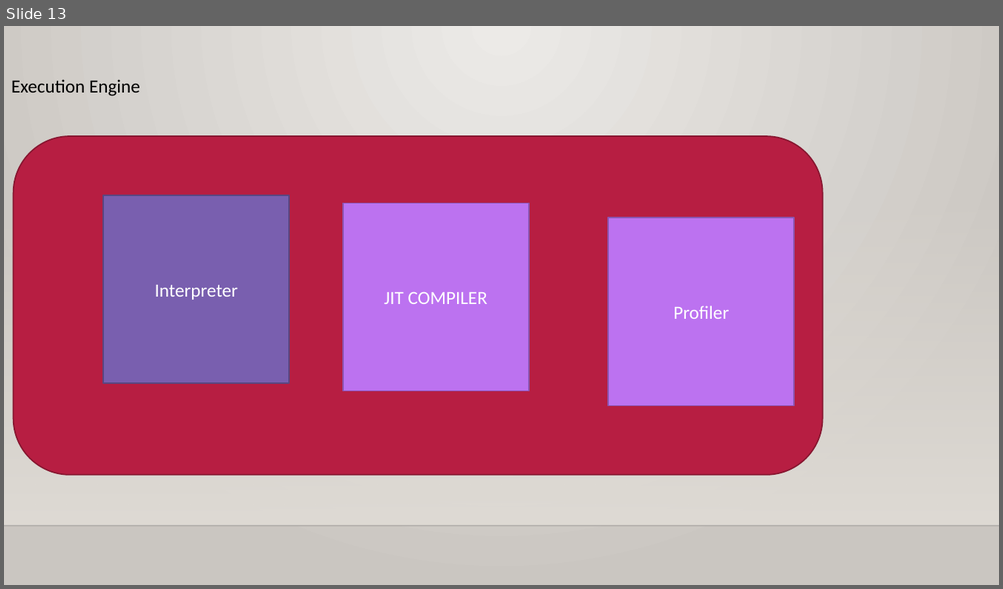
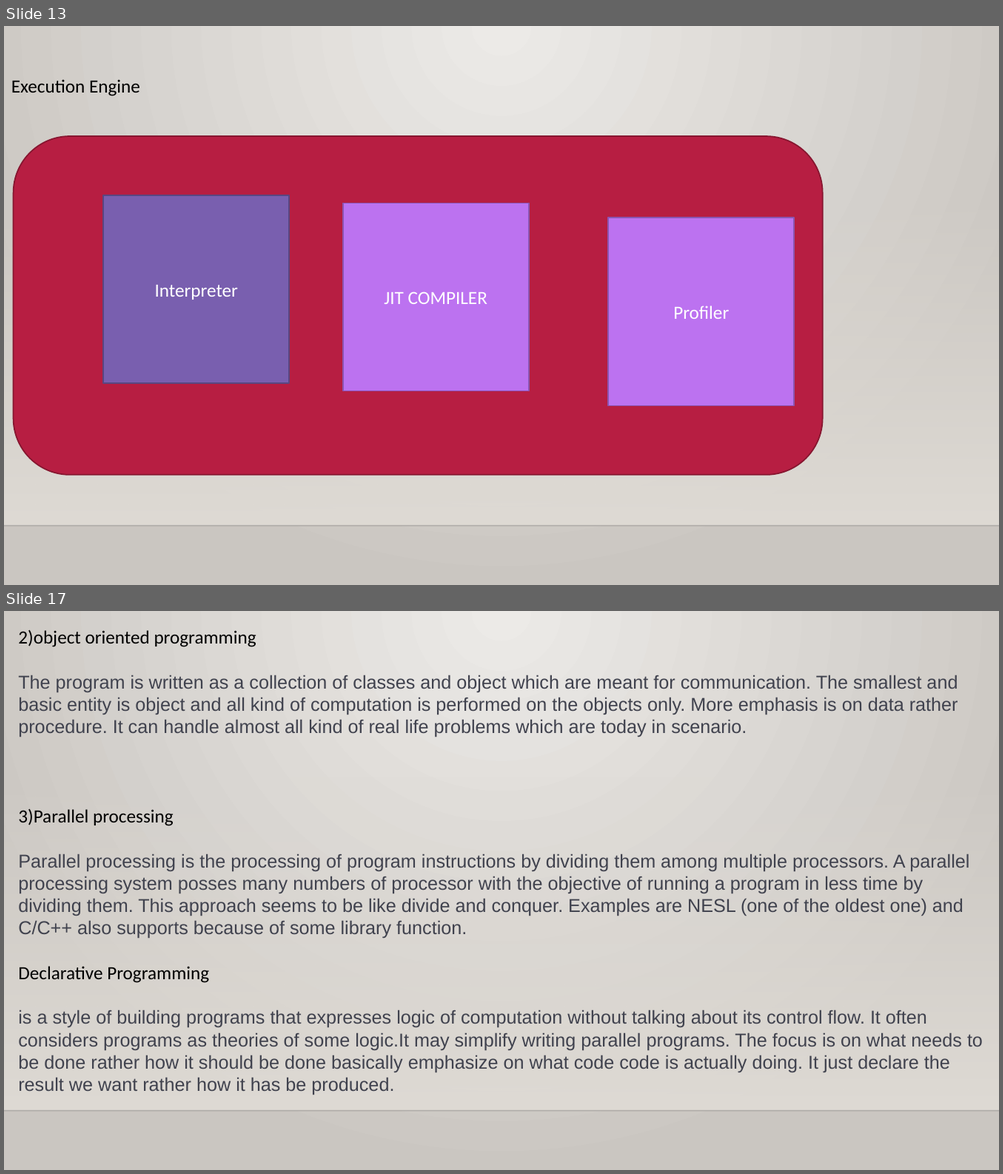
Before and after one commit to vamsisandeep143/javabatch, a slide deck: Core Java training.pptx. Shown one above the other, each under a label of ours: slide 13 before the commit, slides 13 and 17 after it; the slides between them are not shown. The pictures are 1003x589 and 1003x1174 pixels, drawn with LibreOffice and Linux fonts; fonts in the diff are those of the drawing; background and template pictures are left out. Boxes give left, top, right and bottom in pixels: in the first picture for what was removed or moved away, otherwise in the second. Text is boxed around its words. In the diff, an @@ line names an element or a change of style, - is before the commit and + after.

```diff
--- a/Core Java training.pptx
+++ b/Core Java training.pptx
@@ slide 17 added at (4,611,999,1170), background gradient #ECEAE7 to #CAC7C1; not listed: 2 template elements that a slide beside it also shows @@
@@ text added at (18,630,982,1095), 18 pt, text #40424E @@
+2)object oriented programming
+The program is written as a collection of classes and object which are meant for communication. The smallest and basic entity is object and all kind of computation is performed on the objects only. More emphasis is on data rather procedure. It can handle almost all kind of real life problems which are today in scenario.
+3)Parallel processing
+Parallel processing is the processing of program instructions by dividing them among multiple processors. A parallel processing system posses many numbers of processor with the objective of running a program in less time by dividing them. This approach seems to be like divide and conquer. Examples are NESL (one of the oldest one) and C/C++ also supports because of some library function.
+Declarative Programming
+is a style of building programs that expresses logic of computation without talking about its control flow. It often considers programs as theories of some logic.It may simplify writing parallel programs. The focus is on what needs to be done rather how it should be done basically emphasize on what code code is actually doing. It just declare the result we want rather how it has be produced.
```
Also in this commit, not shown: 3 slides changed, 30 other slides added, 9 slides removed.
